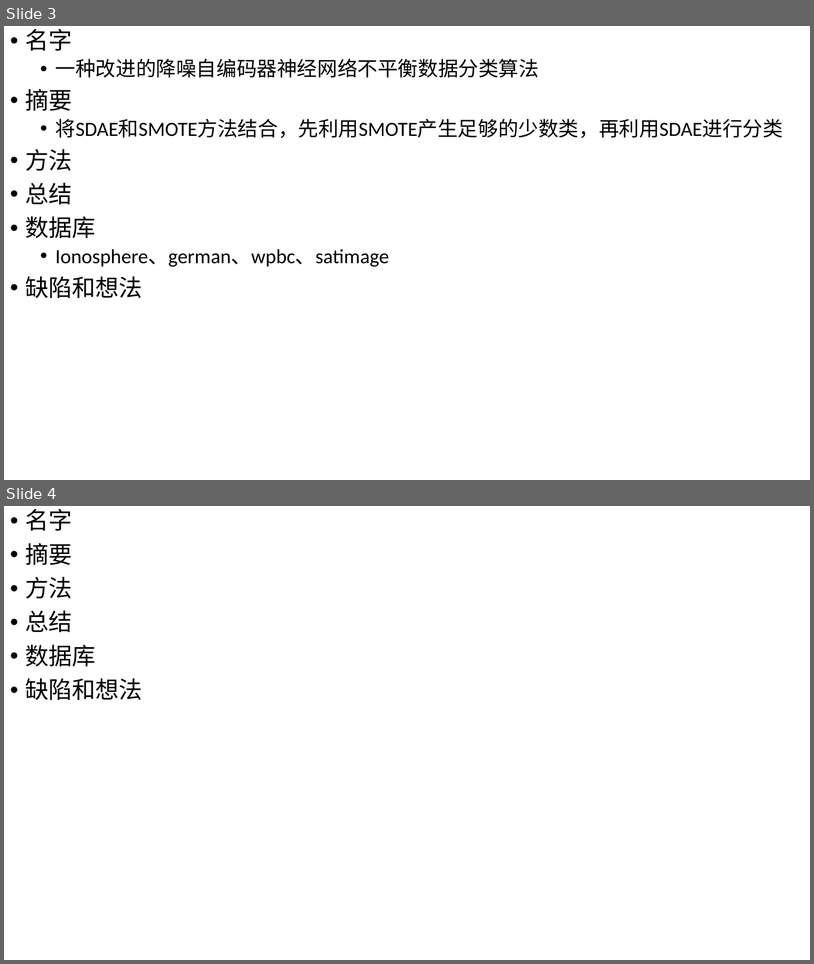
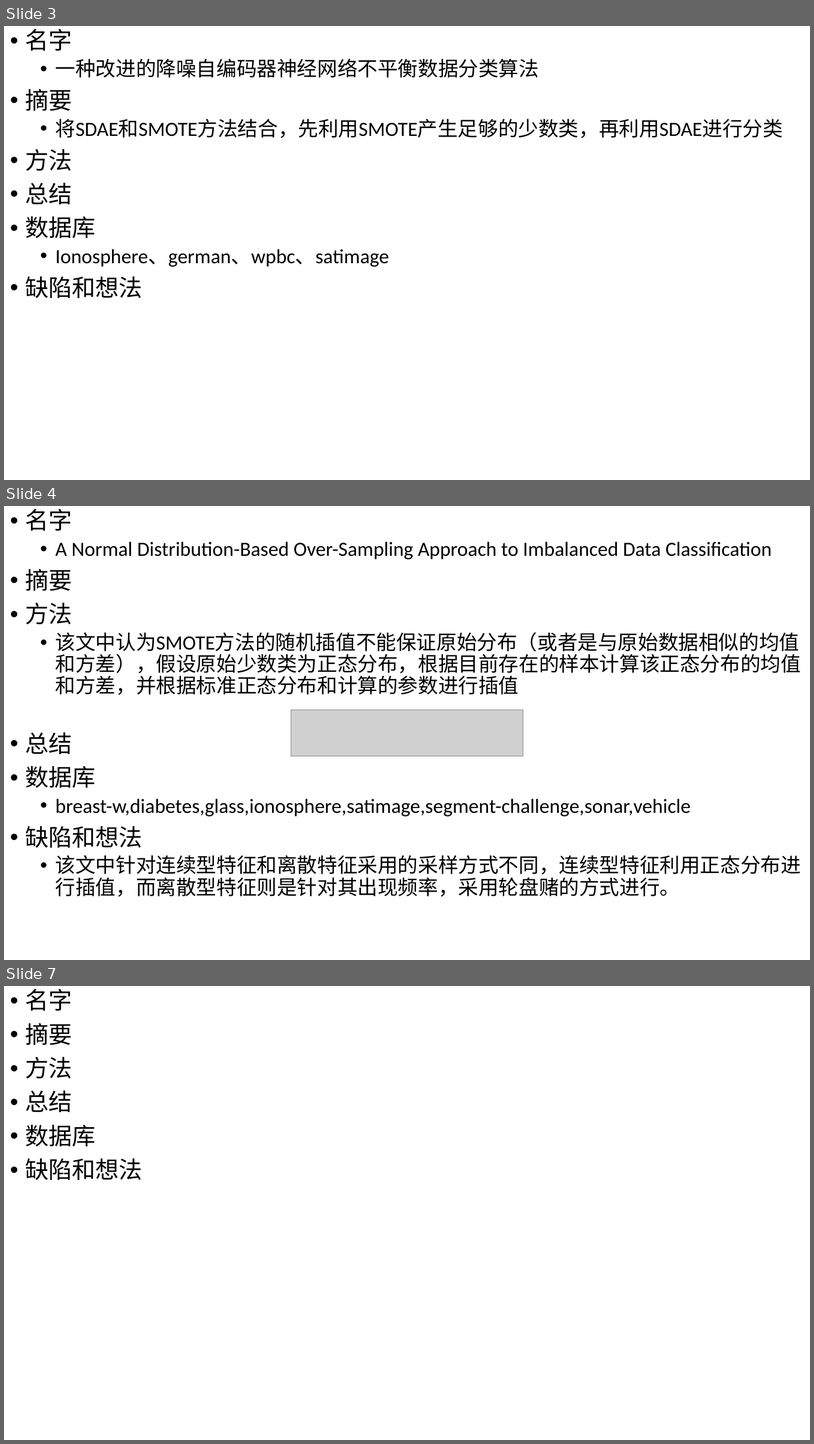
Before and after one commit to IqaHaziqah/on_the_way, a slide deck: aaon_the_way/a-mydoc/长期维护.pptx. Shown one above the other, each under a label of ours: slides 3 and 4 before the commit, slides 3, 4 and 7 after it; the slides between them are not shown. The pictures are 814x964 and 814x1444 pixels, drawn with LibreOffice and Linux fonts; fonts in the diff are those of the drawing; grey boxes stand for pictures. Boxes give left, top, right and bottom in pixels: in the first picture for what was removed or moved away, otherwise in the second. Text is boxed around its words. In the diff, an @@ line names an element or a change of style, - is before the commit and + after.

```diff
--- a/aaon_the_way/a-mydoc/长期维护.pptx
+++ b/aaon_the_way/a-mydoc/长期维护.pptx
@@ slide 4 added at box(4, 506, 810, 960), background #FFFFFF @@
@@ text added at box(25, 509, 801, 897), 24 pt, text #000000 @@
+• 名字
+  • A Normal Distribution-Based Over-Sampling Approach to Imbalanced Data Classification
+• 摘要
+• 方法
+  • 该文中认为SMOTE方法的随机插值不能保证原始分布（或者是与原始数据相似的均值和方差），假设原始少数类为正态分布，根据目前存在的样本计算该正态分布的均值和方差，并根据标准正态分布和计算的参数进行插值
+• 总结
+• 数据库
+  • breast-w,diabetes,glass,ionosphere,satimage,segment-challenge,sonar,vehicle
+• 缺陷和想法
+  • 该文中针对连续型特征和离散特征采用的采样方式不同，连续型特征利用正态分布进行插值，而离散型特征则是针对其出现频率，采用轮盘赌的方式进行。
@@ picture added at box(291, 709, 523, 756) @@
@@ what was slide 4 is now slide 7 @@
```
Also in this commit, not shown: 1 slide changed, 1 other slide added, 40 other files.
